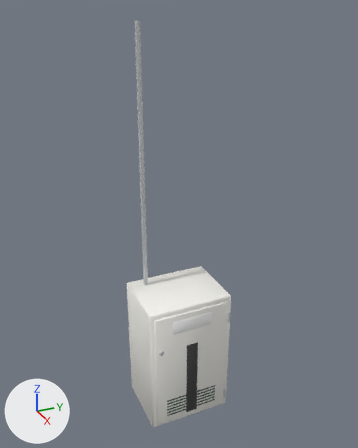
The FBX model project/Assets/Models/HQ/Ward/Ward_Breaker.fbx as it was, and as the next commit left it.
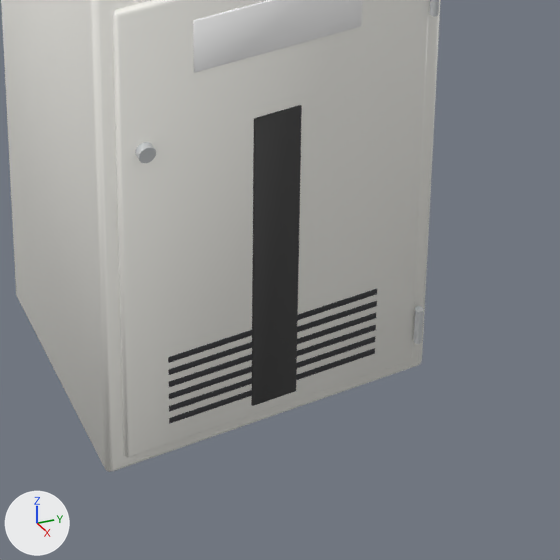
Each version appears first whole from a 50 mm camera at (2.173, -1.007, 3.29) aimed at (-0.104, 0.018, 2.152), and next in a close-up on the part from 36% to 72% of the width and 71% to 100% of the height. The axes (+X, +Y, +Z) are drawn at lower left. The lights are the same throughout. The older version's two pictures come first. Where no turn or scale is listed for an object, it has been applied to the vertices. Vertices at exactly the same position are counted once.

In view in the first close-up: 'Ward_Breaker'.
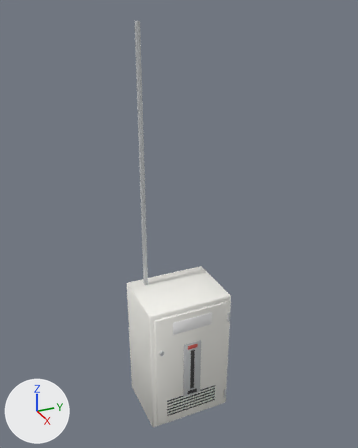
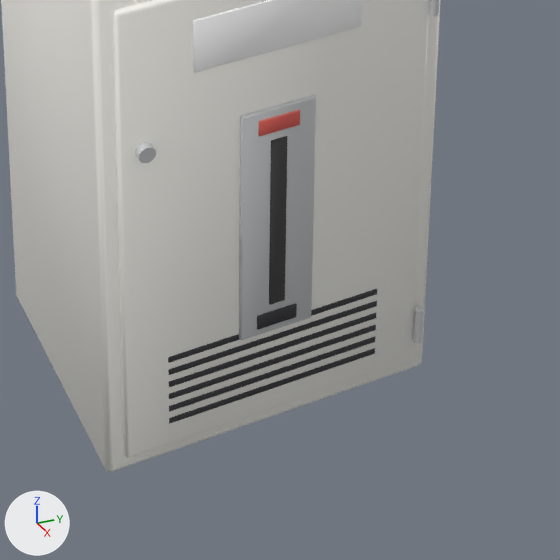
Changed parts and their boxes [x1, y1, x2, y2] in the close-ups (560 x 560 px):
part 1 of me_ward_breaker, added: after [269, 136, 287, 305]
part 2 of me_ward_breaker, added: after [257, 303, 297, 330]
part 3 of me_ward_breaker, built on: before [256, 105, 302, 119]; after [239, 95, 316, 340]
part 4 of me_ward_breaker, recoloured: before [251, 106, 302, 406]; after [259, 111, 300, 136]

Edits to the bpy script that builds the scene:
```text
Add mat_wrd_leverred:
    mat_wrd_leverred = principled_material('WRD_LeverRed')
    mat_wrd_leverred.base_color = (0.75, 0.12, 0.1)  # red #e16159
    mat_wrd_leverred.roughness = 0.45
Change me_ward_breaker:
    used by ob_ward_breaker; location = (0.0, 0.0, 0.0)
    remove me_ward_breaker.from_pydata(...)  # 1056 vertices, 1046 faces; spans x -0.28..0.13, y -0.25..0.25, z 0.95..3.19
    add me_ward_breaker.from_pydata(...)  # 1344 vertices, 1340 faces; spans x -0.28..0.13, y -0.25..0.25, z 0.95..3.19
    me_ward_breaker part 1: the loose piece of 96 vertices spanning x 0.11..0.12, y -0.22..0.23, z 0.98..1.72 is copied, and the copy is scaled about its middle by (0.333, 0.0496, 0.379), then moved by (0.01, 0.0, -0.03), in mat_wrd_rubber (dark grey #3f3f3f); it spans x 0.12..0.13, y -0.01..0.01, z 1.18..1.46
    me_ward_breaker part 2: the loose piece of 96 vertices spanning x 0.12, y -0.16..0.16, z 1.13..1.14 is copied, and the copy is scaled about its middle by (0.504, 0.185, 2.56), then moved by (0.01, 0.0, 0.02); it spans x 0.12..0.13, y -0.03..0.03, z 1.14..1.17
    me_ward_breaker part 3
    37 faces are deleted
    23 vertices in x 0.12, y -0.03..0.03, z 1.0 move by (0.01, 0.0, 0.47)
    19 vertices in x 0.12, y -0.03..0.03, z 1.0 move by (0.0, 0.0, 0.47)
    5 vertices in x 0.12, y 0.03..0.04, z 1.0 move by (0.0, 0.02, 0.13)
    5 vertices in x 0.12, y 0.03..0.04, z 1.5 move by (0.0, 0.02, 0.01)
    3 vertices in x 0.12, y -0.03, z 1.5 move by (0.01, 0.0, 0.0)
    24 vertices move from x 0.12, y -0.03..0.04, z 1.0..1.5 to x 0.12..0.13, y -0.05..0.03, z 1.47..1.51
    88 vertices are added at x 0.12..0.13, y -0.05..0.06, z 1.13..1.51
    8 new vertices lie (0.0, 0.0, -0.38) away from vertices in x 0.12, y -0.05..0.05, z 1.51
    98 new faces join them, mat_wrd_greyplastic (light grey #c4c7c8)
    37 new faces join them, mat_wrd_leverred (red #e16159)
    me_ward_breaker part 4: 61 faces spanning x 0.12..0.13, y -0.03..0.03, z 1.47..1.5 switch from mat_wrd_rubber (dark grey #3f3f3f) to mat_wrd_leverred (red #e16159)
```
